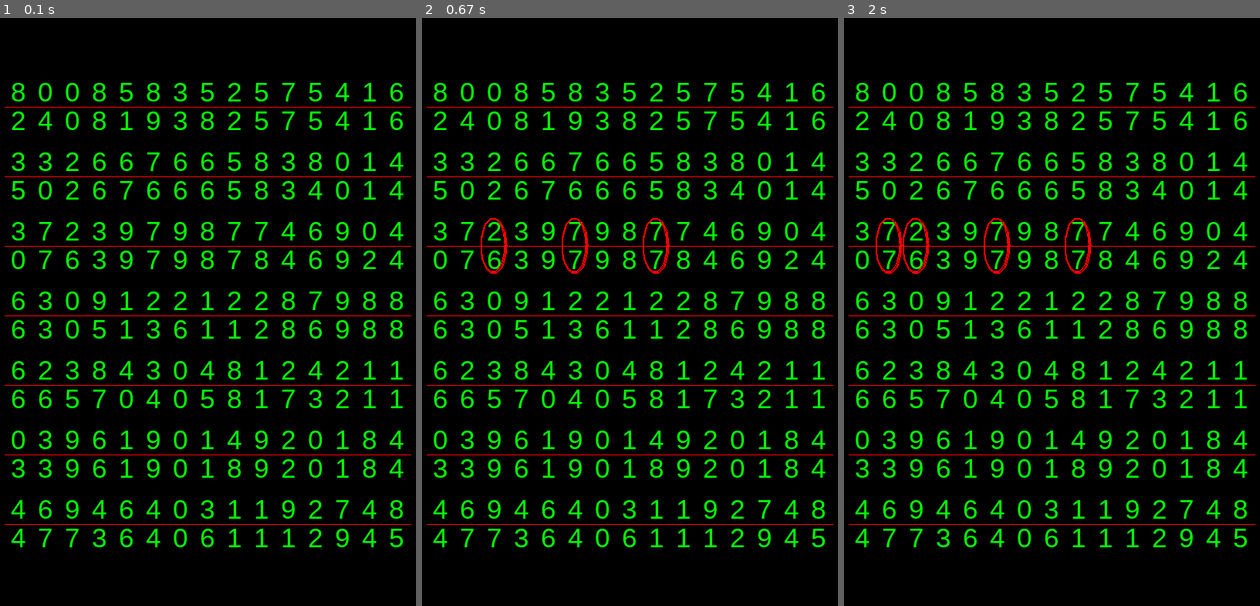
Above: before the commit, frames 1-3 (left to right).
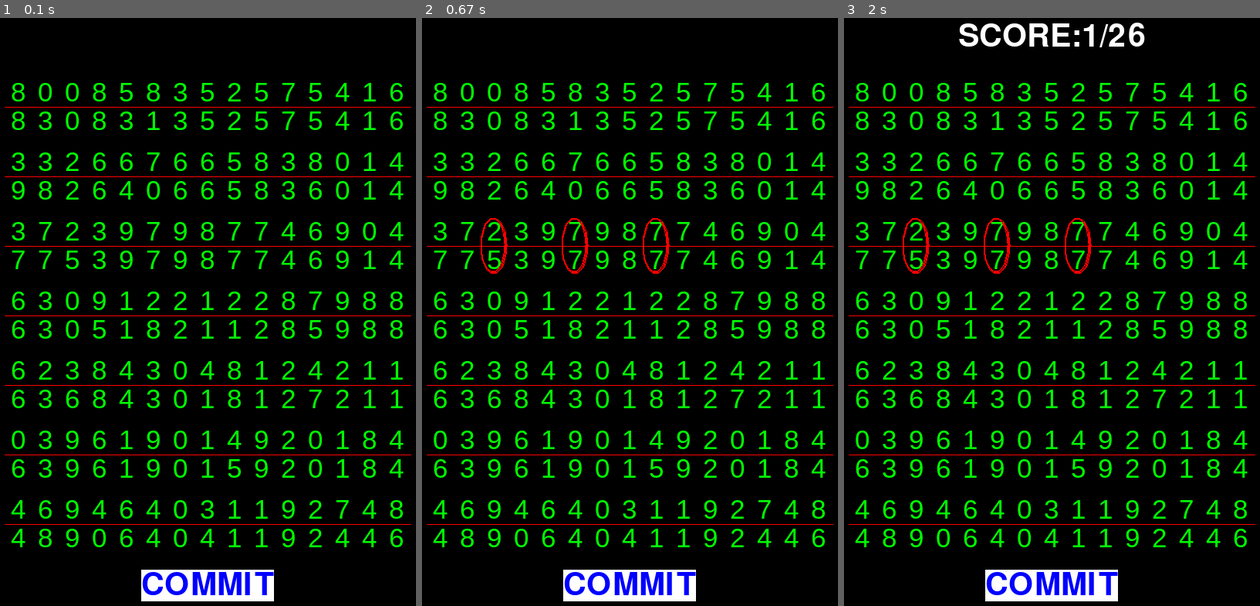
Above: after the commit, the same moments.

Repository: ytqlq/study_pygame
Game: pygame game, started from numpairs.py
Two runs of this game, one before a commit and one after it. Both use one fixed random seed, a clock stepped at 60 frames per second and the inputs below.
Inputs (mouse positions are in pixels of both pictures, inside the frame that each line leads up to):
- Up to frame 1 (0.1 s): no input
- Up to frame 2 (0.67 s): press the mouse at (654, 247) at 0.37 s; move the mouse to (571, 235) at 0.47 s; release the mouse at (484, 229) at 0.6 s
- Up to frame 3 (2 s): press the mouse at (1052, 582) at 1.7 s; move the mouse to (972, 423) at 1.8 s; release the mouse at (893, 264) at 1.93 s

The runs differ from the first frame. In frame 1, 3.5% of the frame differs, in the area x 2-97%, y 15-100%; in frame 2, 3.5%; in frame 3, 4.5%, in the area x 2-97%, y 0-100%.

Commit message:
增加提交与显示成绩功能

Diff:
--- a/numpairs.py
+++ b/numpairs.py
@@ -13,16 +13,27 @@
 fontspace = 2
 linecolor = 'red'
 flagcolor = 'red'
+rate = 0.33 # 控制出现错误数字对的概率。
+fps = 60 #刷新频率
+scorecolor = 'white'
+score_font_size = 60
+commitwidth = 120
+commith = 60
+commit_bg_color = 'white'
+commit_font_color = 'blue'
+commit_font_size = 60
+commit_w = screen_w/2
+commit_h = 90
 
 def getanothernum(num):
-    TFtest = [True] * 6 + [False] * 3
+    falserate = int(9*rate)
+    TFtest = [True] * (9-falserate) + [False] * (falserate)
     l = list(range(10))
     l.remove(num)
     if TFtest[random.randint(0,8)]:
         return num
     else:
         return random.choice(l)
-
 
 def getnumpair(typeface = typeface, fontsize = fontsize, fontcolor = fontcolor):
     upnum = random.randint(0,9)
@@ -32,18 +43,28 @@
     downnumsurface = numfont.render(str(downnum), True, fontcolor)
     return (upnumsurface, downnumsurface, upnum == downnum)
 
+def showfinalscore(score:int, answer:int, dessurface:pygame.Surface, color = scorecolor):
+    scorefont = pygame.font.Font(None, score_font_size)
+    score_sf = scorefont.render("SCORE:{0}/{1}".format(score, answer),1,color)
+    score_rect = score_sf.get_rect(centerx = dessurface.get_rect().centerx, y = 10)
+    # print(score_rect.x, score_rect.y)
+    dessurface.blit(score_sf,score_rect)
+
+    # return score_sf
 
 
 
 def main():
     pygame.init()
     c = pygame.time.Clock()
-    screen = pygame.display.set_mode((screen_w,screen_h))
+    screen = pygame.display.set_mode((screen_w,screen_h), pygame.SCALED)
+
     block_h = 90
     topspace = (screen_h - block_h * row)//2
     block_w = fontsize
     leftspace = (screen_w - block_w * col)//2
     l_flag = [] # 上下两块的合起来的块。存入list.
+    countwrong = 0 # 统计出题时的不一样对的数量，最后输出成绩时使用，表达正确率。
     for i in range(row):
         # l_flag.append([])
         pygame.draw.line(screen, linecolor, (leftspace, topspace + fontsize +fontspace//2+ i * block_h), (screen_w - leftspace, topspace + fontsize +fontspace//2 + i * block_h) )
@@ -52,7 +73,8 @@
             downrect = uprect.move(0, fontsize +fontspace)
 
             upnum, downnum, same = getnumpair()
-
+            if not same:
+                countwrong += 1
             upnumrect = upnum.get_rect()
             upnumrect.center = uprect.center
             downnumrect = downnum.get_rect()
@@ -69,10 +91,19 @@
     screencp = screen.copy()
     finalscore = 0
     wronganswerrect = []
+
+    commitfont = pygame.font.Font(None,commit_font_size)
+    commitsf = commitfont.render('COMMIT', 1, commit_font_color, commit_bg_color)
+    commit_font_rect = commitsf.get_rect(centerx = screen.get_rect().centerx, y = screen_h - 80)
+    screen.blit(commitsf, commit_font_rect)
+
+    showscore = False
+
     while True:
+
         for e in pygame.event.get():
             if e.type == pygame.QUIT:
-                print('Total score:{0}'.format(finalscore - len(wronganswerrect)))
+                # print('Total score:{0}/{1}'.format((finalscore - len(wronganswerrect)),countwrong))
                 sys.exit()
             # if e.type == pygame.MOUSEBUTTONDOWN:
             #     m_pos = pygame.mouse.get_pos()
@@ -81,37 +112,43 @@
         mps = pygame.mouse.get_pressed()
         if mps[0]:
             x,y = pygame.mouse.get_pos()
+            if commit_font_rect.collidepoint(x,y) and not showscore:
+                showfinalscore(finalscore - len(wronganswerrect), countwrong, screen)
+                showscore = True
+                # return
+                # print('gg')
+
             for i, same in l_flag:
                 # for i in item:
                 if i.collidepoint(x,y):
                     # print('mousepressed.')
                     # pygame.draw.ellipse(screen,'red',i)
-                    arcrect = pygame.draw.arc(screen,flagcolor,i,0,6.28,2)
-                    if arcrect not in existarcrect:
-                        existarcrect.append(arcrect)
-                        finalscore += 1
-                        # print('add {0}'.format(finalscore))
-                    # 记录上下数字不一致的rect,保存到数组中。
-                        if same:
-                            wronganswerrect.append(arcrect)
-
+                    if not showscore:
+                        arcrect = pygame.draw.arc(screen,flagcolor,i,0,6.28,2)
+                        if arcrect not in existarcrect:
+                            existarcrect.append(arcrect)
+                            finalscore += 1
+                            # print('add {0}'.format(finalscore))
+                        # 记录上下数字不一致的rect,保存到数组中。
+                            if same:
+                                wronganswerrect.append(arcrect)
 
         if mps[2]:# 点右键去掉椭圆标记。
             x,y = pygame.mouse.get_pos()
             for r in existarcrect:
                 if r.collidepoint(x,y):
-                    screen.blit(screencp,r,r)
-                    finalscore -= 1
-                    existarcrect.remove(r)
-                    if r in wronganswerrect:
-                        wronganswerrect.remove(r)
-                    # print("-{0}".format(finalscore))
+                    if not showscore:
+                        screen.blit(screencp,r,r)
+                        finalscore -= 1
+                        existarcrect.remove(r)
+                        if r in wronganswerrect:
+                            wronganswerrect.remove(r)
 
 
-        # pygame.time.wait(1000)
+
         pygame.display.update()
-        # pygame.time.wait(1000)
-        c.tick(60)
+
+        c.tick(fps)
     # pygame.quit()
 
 
